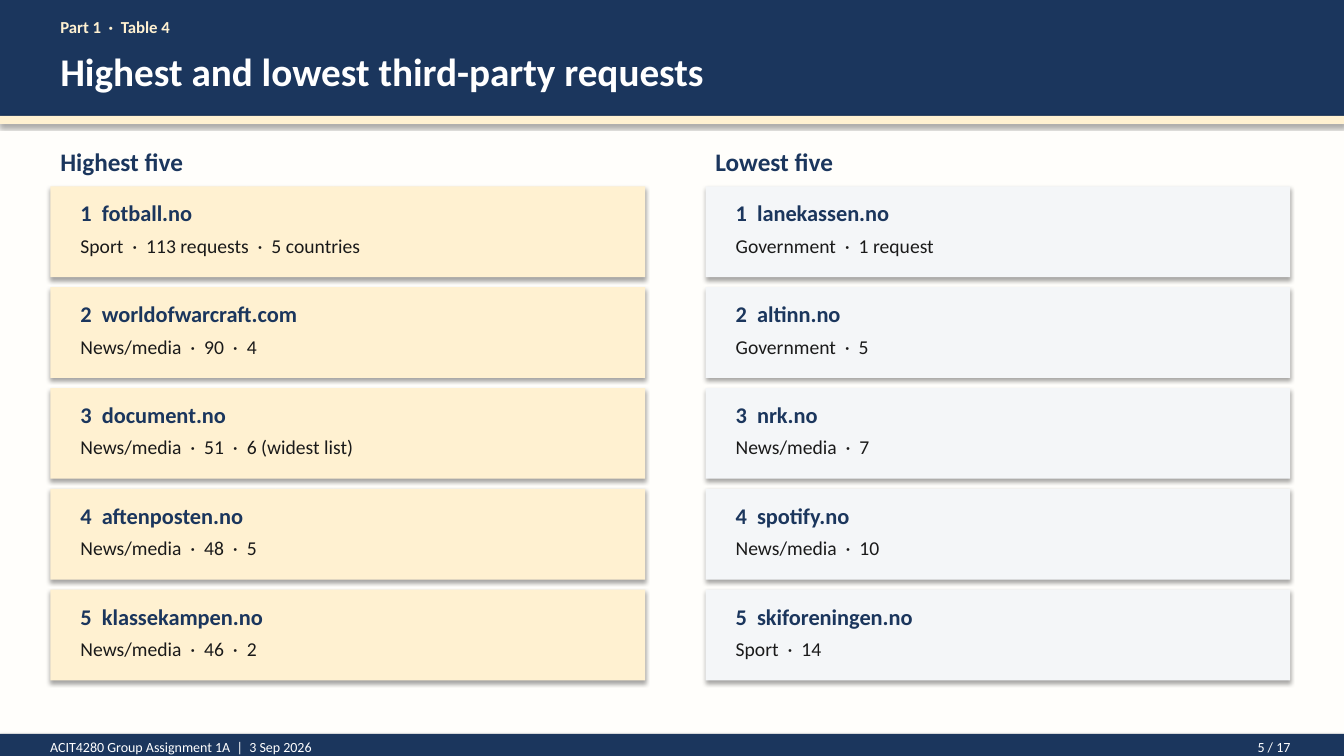
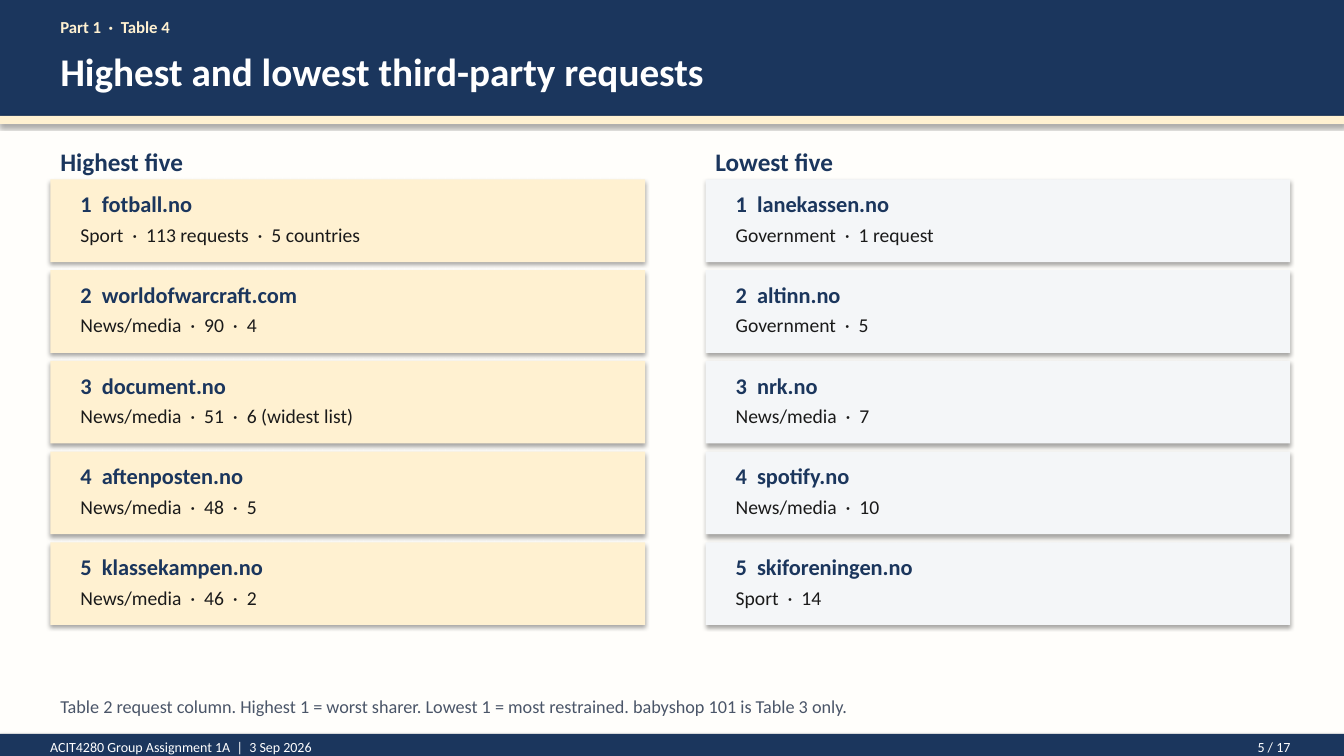
Before and after one commit to kasa031/Bacheloroppgave, a slide deck: slide 5 of ACIT4280_1A_presentation.pptx. Drawn at 1344x756 pixels with LibreOffice and Linux fonts; fonts in the diff are those of the drawing. Boxes give left, top, right and bottom in pixels: in the first picture for what was removed or moved away, otherwise in the second. Text is boxed around its words. In the diff, an @@ line names an element or a change of style, - is before the commit and + after.

```diff
--- a/ACIT4280_1A_presentation.pptx
+++ b/ACIT4280_1A_presentation.pptx
@@ rectangle: place and size @@
-rectangle at bbox=[50, 187, 645, 277]
+rectangle at bbox=[50, 179, 645, 262]
@@ rectangle: place and size @@
-rectangle at bbox=[706, 187, 1291, 277]
+rectangle at bbox=[706, 179, 1291, 262]
@@ 4 texts: place and size @@
-4 texts at bbox=[80, 205, 934, 256]
+4 texts at bbox=[80, 196, 934, 245]
@@ rectangle: place and size @@
-rectangle at bbox=[50, 287, 645, 378]
+rectangle at bbox=[50, 270, 645, 353]
@@ rectangle: place and size @@
-rectangle at bbox=[706, 287, 1291, 378]
+rectangle at bbox=[706, 270, 1291, 353]
@@ 4 texts: place and size @@
-4 texts at bbox=[80, 306, 869, 355]
+4 texts at bbox=[80, 287, 869, 333]
@@ rectangle: place and size @@
-rectangle at bbox=[50, 388, 645, 479]
+rectangle at bbox=[50, 361, 645, 444]
@@ text "3 document.no": place and size @@
-text "3 document.no" at bbox=[80, 407, 226, 423]
+text "3 document.no" at bbox=[80, 378, 226, 394]
@@ rectangle: place and size @@
-rectangle at bbox=[706, 388, 1291, 479]
+rectangle at bbox=[706, 361, 1291, 444]
@@ text "3 nrk.no": place and size @@
-text "3 nrk.no" at bbox=[736, 407, 818, 423]
+text "3 nrk.no" at bbox=[736, 378, 818, 394]
@@ text "News/media · 51 · 6 ...": place and size @@
-text "News/media · 51 · 6 ..." at bbox=[80, 440, 353, 457]
+text "News/media · 51 · 6 ..." at bbox=[80, 409, 353, 426]
@@ text "News/media · 7": place and size @@
-text "News/media · 7" at bbox=[736, 440, 869, 455]
+text "News/media · 7" at bbox=[736, 409, 869, 424]
@@ rectangle: place and size @@
-rectangle at bbox=[50, 489, 645, 580]
+rectangle at bbox=[50, 452, 645, 534]
@@ text "4 aftenposten.no": place and size @@
-text "4 aftenposten.no" at bbox=[80, 508, 243, 528]
+text "4 aftenposten.no" at bbox=[80, 468, 243, 488]
@@ rectangle: place and size @@
-rectangle at bbox=[706, 489, 1291, 580]
+rectangle at bbox=[706, 452, 1291, 534]
@@ text "4 spotify.no": place and size @@
-text "4 spotify.no" at bbox=[736, 508, 849, 528]
+text "4 spotify.no" at bbox=[736, 468, 849, 488]
@@ text "News/media · 48 · 5": place and size @@
-text "News/media · 48 · 5" at bbox=[80, 541, 257, 556]
+text "News/media · 48 · 5" at bbox=[80, 500, 257, 515]
@@ text "News/media · 10": place and size @@
-text "News/media · 10" at bbox=[736, 541, 879, 556]
+text "News/media · 10" at bbox=[736, 500, 879, 515]
@@ rectangle: place and size @@
-rectangle at bbox=[50, 590, 645, 681]
+rectangle at bbox=[50, 542, 645, 625]
@@ rectangle: place and size @@
-rectangle at bbox=[706, 590, 1291, 681]
+rectangle at bbox=[706, 542, 1291, 625]
@@ 4 texts: place and size @@
-4 texts at bbox=[80, 609, 913, 659]
+4 texts at bbox=[80, 559, 913, 608]
@@ text added at bbox=[60, 700, 847, 716], 13 pt, text #4A5568 @@
+Table 2 request column. Highest 1 = worst sharer. Lowest 1 = most restrained. babyshop 101 is Table 3 only.
```
Also in this commit, not shown: 9 other slides changed, 4 other files.
